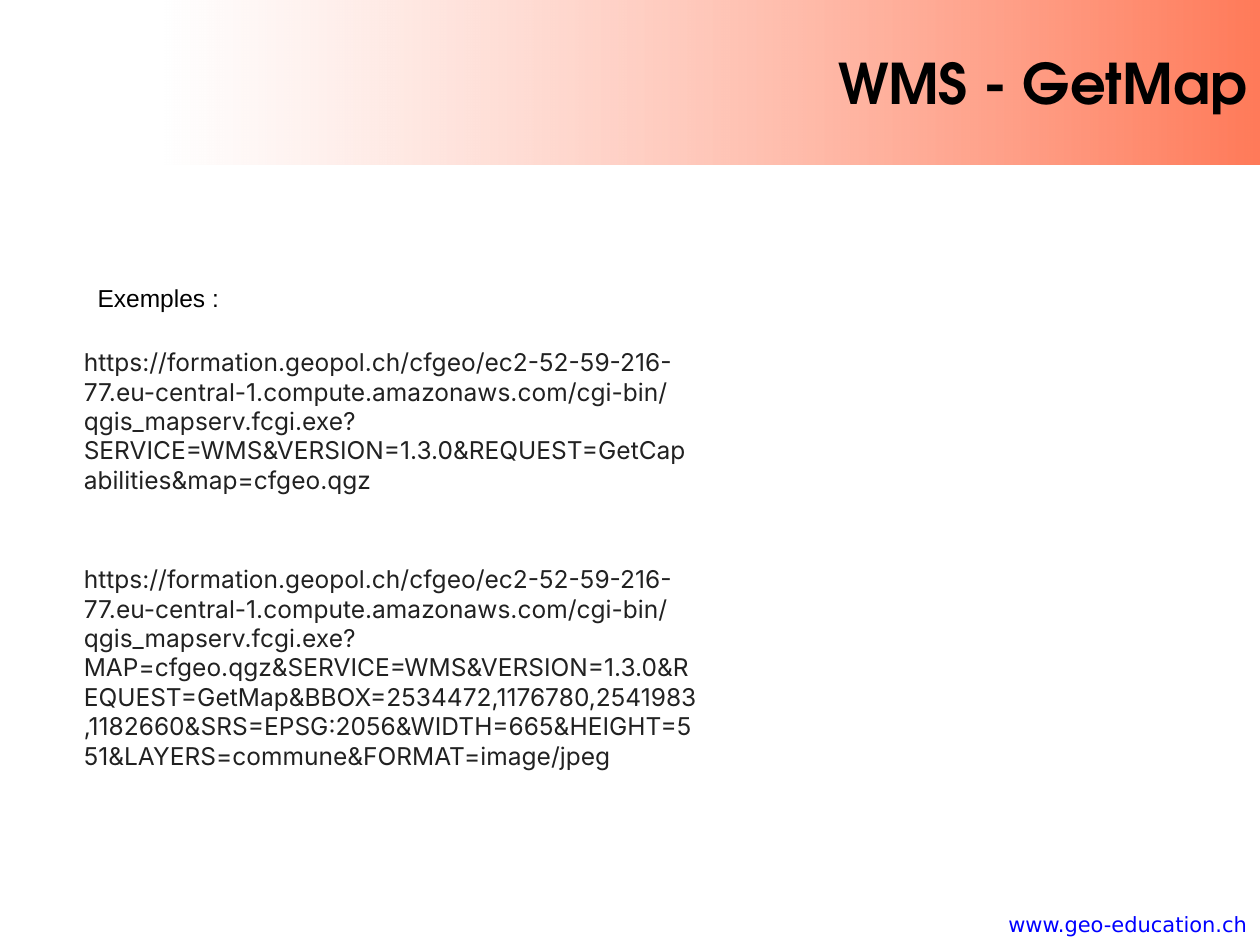
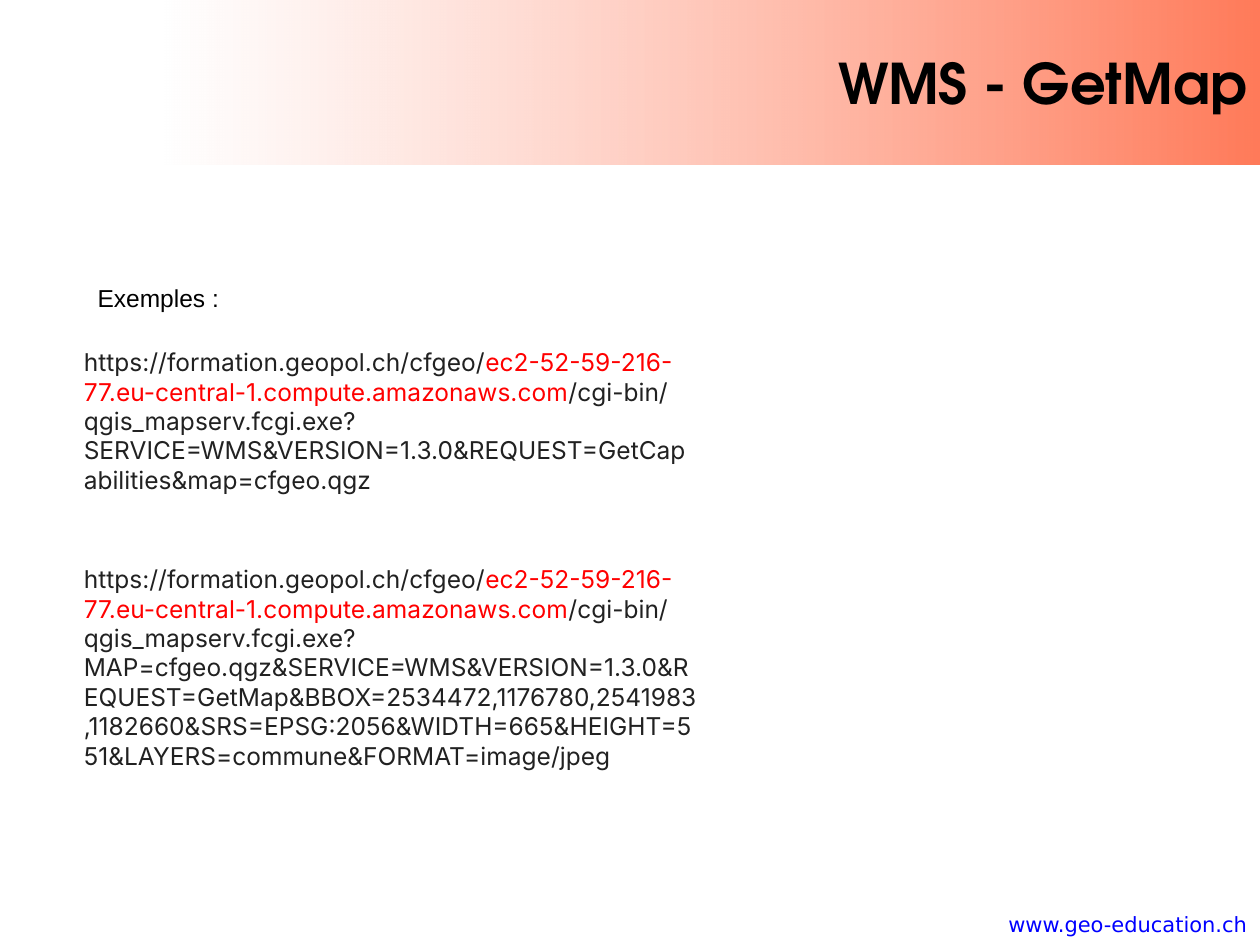
Before and after one commit to regislon/cfgeo_s2, a slide deck: slide 10 of slides/qgis.pptx (slide 11 before the commit). Drawn at 1260x945 pixels with LibreOffice and Linux fonts; fonts in the diff are those of the drawing; background and template pictures are left out. Boxes give left, top, right and bottom in pixels: in the first picture for what was removed or moved away, otherwise in the second. Text is boxed around its words. In the diff, an @@ line names an element or a change of style, - is before the commit and + after.

```diff
--- a/slides/qgis.pptx
+++ b/slides/qgis.pptx
@@ text "https://formation.geopol.ch/cfgeo/ec2-52-59-216-77.eu-centra ..." at [84,352,686,495]: text colour #212121 to #FF0000 in "https://formation.geopol.ch/cfgeo/ec2-52-59-216-77.eu-centra ..." @@
@@ text "https://formation.geopol.ch/cfgeo/ec2-52-59-216-77.eu-centra ..." at [84,569,697,770]: text colour #212121 to #FF0000 in "https://formation.geopol.ch/cfgeo/ec2-52-59-216-77.eu-centra ..." @@
```
Also in this commit, not shown: 3 other slides changed, 1 other file.
